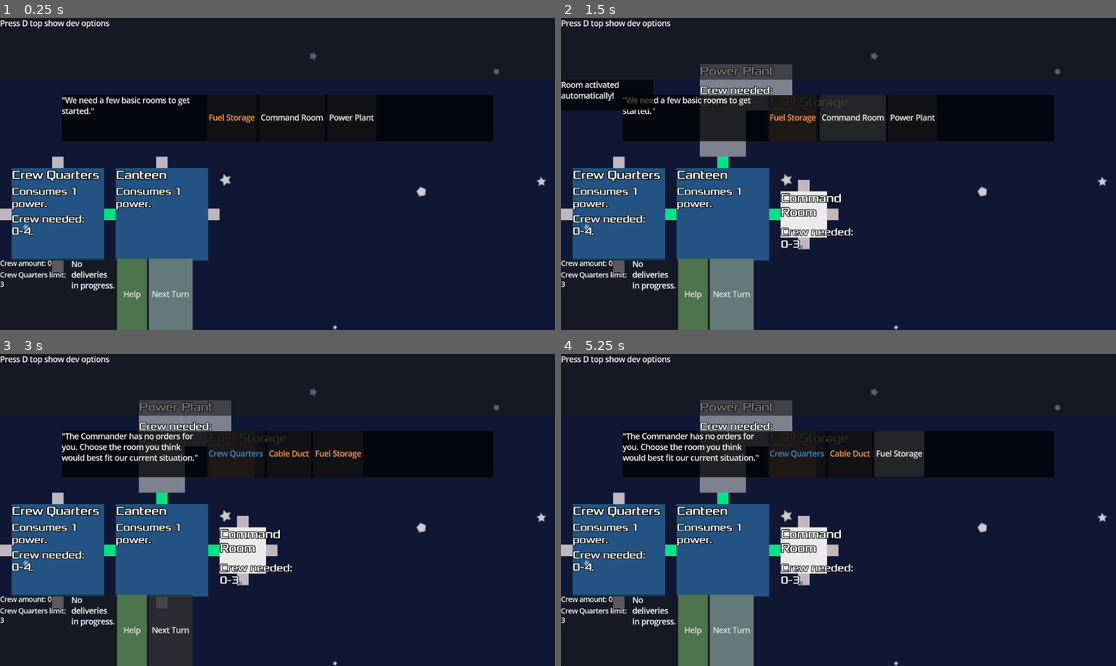
Above: before the commit, frames 1-4 (two rows, left to right).
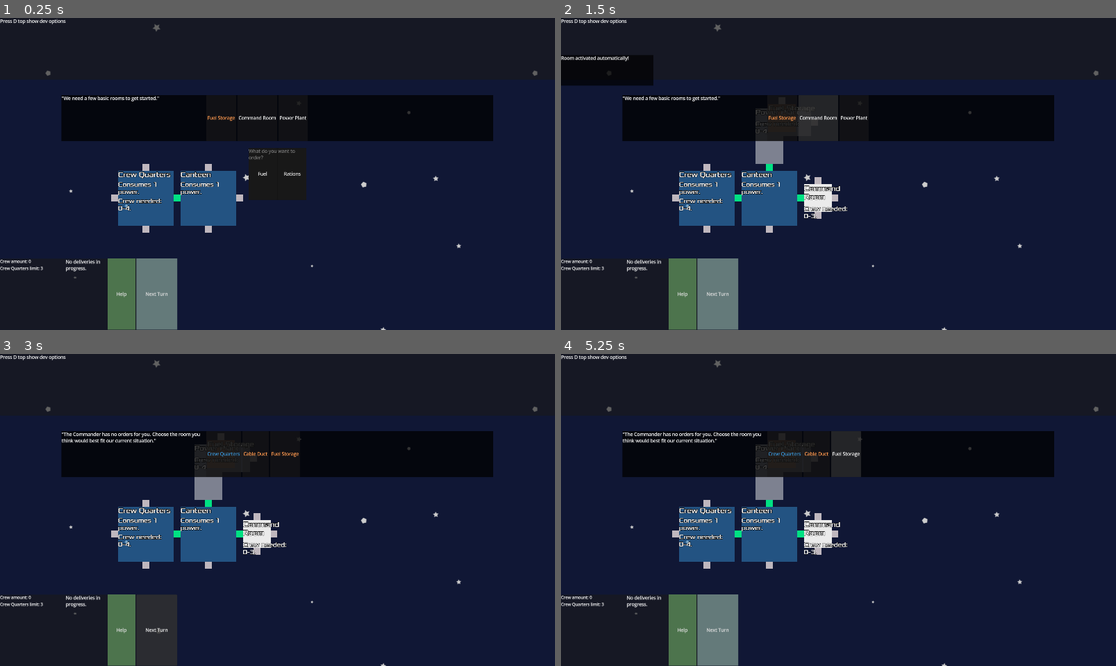
Above: after the commit, the same moments.

Repository: juhanikat/mothership
Game: Godot game, scene res://scenes/main.tscn
The game is run twice, just before and just after one commit, with the same random seed, the same clock (stepped at 60 frames per second) and the same inputs. The engine's default icon, where the game draws it, is replaced by a stand-in: a white triangle on a blue panel in a dark square.
Inputs:
- Up to frame 1 (0.25 s): no input
- Up to frame 2 (1.5 s): click "Fuel Storage" at 0.5 s; click "Command Room" at 1.25 s
- Up to frame 3 (3 s): click "Power Plant" at 2 s; click "Next Turn" at 2.75 s
- Up to frame 4 (5.25 s): click "Crew Quarters" at 3.5 s; click "Cable Duct" at 4.25 s; click "Fuel Storage" at 5 s

The runs differ from the first frame. In frame 1, 14% of the frame differs, in the area x 0-99%, y 0-100%; in frame 2, 21%; in frame 3, 18%; in frame 4, 19%.
Error before the commit: Invalid access to property or key 'texture_polygon' on a base object of type 'previously freed'. (res://gameplay_scripts/room/room.gd:446)
Error after the commit: Assertion failed: Testing rooms did not connect properly, move the locations around a bit. (res://gameplay_scripts/main.gd:90)

Commit message:
fixed various things

Diff:
--- a/data_scripts/OrderData.gd
+++ b/data_scripts/OrderData.gd
@@ -7,22 +7,23 @@
 ## Also check out CaptainFunctions.gd.
 
 # The normal orders.
-enum Order {NEUTRAL_ORDER_1, NEUTRAL_ORDER_2, NEUTRAL_ORDER_3, STARTING_ORDER, CARGO_BAY_ORDER, RESEARCH_ROOM_ORDER}
+enum Order {RANDOM_ORDER, NEUTRAL_ORDER_1, NEUTRAL_ORDER_2, NEUTRAL_ORDER_3, STARTING_ORDER, CARGO_BAY_ORDER, RESEARCH_ROOM_ORDER}
 
 const ROOMS = RoomData.RoomType
 const ROOM_CATEGORIES = RoomData.RoomCategory
 
 
 
-# Orders that can be chosen randomly
+# One of these is chosen based on the number of activate Data Analysis rooms
 const basic_orders = {
 	Order.NEUTRAL_ORDER_1: _neutral_order_1,
-	#Order.NEUTRAL_ORDER_2: _neutral_order_2,
-	#Order.NEUTRAL_ORDER_3: _neutral_order_3,
+	Order.NEUTRAL_ORDER_2: _neutral_order_2,
+	Order.NEUTRAL_ORDER_3: _neutral_order_3,
 	}
 
 # These orders can appear e.g. on specific turns
 const special_orders = {
+	Order.RANDOM_ORDER: _random_order,
 	Order.CARGO_BAY_ORDER: _cargo_bay_order,
 	Order.RESEARCH_ROOM_ORDER: _research_room_order,
 	Order.STARTING_ORDER: _starting_order
@@ -32,6 +33,20 @@
 	"description": "We need a few basic rooms to get started.",
 	"rooms": [ROOMS.POWER_PLANT, ROOMS.FUEL_STORAGE, ROOMS.COMMAND_ROOM]
 	}
+
+# choose 5 random rooms from every room in the game
+const _random_order = {
+	"description": "???",
+	"room_categories_array": [
+		ROOM_CATEGORIES.CREW_ROOM,
+		ROOM_CATEGORIES.MAINTENANCE_ROOM,
+		ROOM_CATEGORIES.EMERGENCY_ROOM,
+		ROOM_CATEGORIES.LUXURY_ROOM,
+		ROOM_CATEGORIES.RESEARCH_ROOM,
+		ROOM_CATEGORIES.SPECIAL_ROOM,
+	],
+	"choose_from": 5
+}
 
 const _neutral_order_1 = {
 	"description": "The Commander has no orders for you. Choose the room you think would best fit our current situation.",
--- a/data_scripts/RoomData.gd
+++ b/data_scripts/RoomData.gd
@@ -188,6 +188,7 @@
 	"room_category": RoomCategory.MAINTENANCE_ROOM,
 	"power_usage": 0,
 	"accessible_by_crew": false,
+	"always_deactivated": true,
 	"crew_needed": {"min": 0, "max": 0},
 }
 
--- a/gameplay_scripts/OrderFunctions.gd
+++ b/gameplay_scripts/OrderFunctions.gd
@@ -34,15 +34,19 @@
 	return true
 
 
-static func _get_random_order(extra_options: int = 0) -> Dictionary:
-	var orders = basic_orders.keys().duplicate(true)
-	orders.shuffle()
-	return _get_specific_order(orders[0], extra_options)
+## Returns a normal order (which are upgraded if there are active data analysis rooms).
+static func _get_normal_order(active_data_rooms: int = 0) -> Dictionary:
+	var orders_enums = basic_orders.keys().duplicate(true)
+	if active_data_rooms == 0:
+		return _get_specific_order(orders_enums[0], active_data_rooms)
+	elif active_data_rooms == 1:
+		return _get_specific_order(orders_enums[1], active_data_rooms)
+	else:
+		return _get_specific_order(orders_enums[2], active_data_rooms)
 
 
 ## Returns an order's data, converting the "rooms" value from enums to room_data dicts.
-## If the order contains a "choose_from" field with value n, n + <extra_options> random rooms are selected from the list.
-static func _get_specific_order(order_enum: OrderData.Order, extra_options: int = 0) -> Dictionary:
+static func _get_specific_order(order_enum: OrderData.Order, active_data_rooms: int) -> Dictionary:
 	var new_order: Dictionary = {}
 	if order_enum in basic_orders:
 		new_order = basic_orders[order_enum].duplicate(true)
@@ -53,10 +57,14 @@
 	var room_data_array = []
 
 	if "room_categories_array" in new_order:
-		# if order has categories instead of specific rooms
+		# if order has categories instead of specific rooms, this is the only case where active data rooms have an effect
 		for room_data_dict in RoomData.room_data.values():
 			if room_data_dict["room_category"] in new_order.room_categories_array:
 				room_data_array.append(room_data_dict)
+		if "choose_from" in new_order:
+			room_data_array.shuffle()
+			room_data_array = room_data_array.slice(0, new_order["choose_from"] + active_data_rooms)
+
 	if "room_categories_dict" in new_order:
 		# if the category selection is a dict, it contains an exact amount of rooms chosen for each category
 		for category in new_order["room_categories_dict"]:
@@ -65,13 +73,10 @@
 			rooms.shuffle()
 			for room_data in rooms.slice(0, amount):
 				room_data_array.append(room_data)
+
 	if "rooms" in new_order:
 		for room_enum in new_order.rooms:
 			room_data_array.append(RoomData.room_data[room_enum])
-
-	if "choose_from" in new_order:
-		room_data_array.shuffle()
-		room_data_array = room_data_array.slice(0, new_order["choose_from"] + extra_options)
 
 	room_data_array.sort_custom(room_sort)
 
@@ -83,9 +88,9 @@
 
 static func get_order_for_next_turn(active_data_rooms: int) -> Dictionary:
 	if GlobalVariables.turn == 1:
-		return _get_specific_order(Order.STARTING_ORDER)
+		return _get_specific_order(Order.STARTING_ORDER, active_data_rooms)
 	if GlobalVariables.turn == 3:
-		return _get_specific_order(Order.CARGO_BAY_ORDER)
+		return _get_specific_order(Order.CARGO_BAY_ORDER, active_data_rooms)
 	elif GlobalVariables.turn % 5 == 0:
-		return _get_specific_order(Order.RESEARCH_ROOM_ORDER)
-	return _get_random_order(active_data_rooms)
+		return _get_specific_order(Order.RESEARCH_ROOM_ORDER, active_data_rooms)
+	return _get_normal_order(active_data_rooms)
--- a/gameplay_scripts/hud/hud.gd
+++ b/gameplay_scripts/hud/hud.gd
@@ -28,6 +28,8 @@
 var total_crew: int = 0 # changed by the update() function in this script
 var crew_quarters_limit: int
 
+var spawned_room = null
+
 @onready var main: Main = get_parent()
 @onready var room_category_to_item_list = {
 	RoomData.RoomCategory.CREW_ROOM: crew_room_list,
@@ -47,6 +49,9 @@
 
 	GlobalSignals.cargo_bay_order_made.connect(_on_delivery_status_changed)
 	GlobalSignals.delivery_status_changed.connect(_on_delivery_status_changed)
+
+	GlobalSignals.room_spawned.connect(_on_room_spawned)
+	GlobalSignals.room_connected.connect(_on_room_connected)
 
 	path_build_mode_label.text = "Path build mode: OFF"
 	path_info_label.text = "No path yet"
@@ -112,6 +117,20 @@
 			main.spawn_room_at_mouse(selected_room_data)
 
 
+func _on_room_spawned(room: Room) -> void:
+	spawned_room = room
+
+
+func _on_room_connected(connector1: Connector, connector2: Connector) -> void:
+	print("täs")
+	print(spawned_room)
+	if connector1.get_parent_room() == spawned_room or connector2.get_parent_room() == spawned_room:
+		# TODO: remove the hardcoded turn number here?
+		if GlobalVariables.turn != 1 and not GlobalVariables.CAN_PICK_MULTIPLE_ROOMS:
+			room_selection.hide()
+			spawned_room = null
+
+
 func _on_show_tooltips_button_toggled(toggled_on: bool) -> void:
 	if toggled_on:
 		GlobalInputFlags.show_tooltips = true
@@ -124,6 +143,7 @@
 		return
 	if GlobalVariables.room_is_picked:
 		return
+	room_selection.show()
 	GlobalSignals.turn_advanced.emit()
 
 
--- a/gameplay_scripts/hud/room_selection.gd
+++ b/gameplay_scripts/hud/room_selection.gd
@@ -4,7 +4,7 @@
 
 @export var order_description_label: RichTextLabel
 @export var room_container: HBoxContainer
-@onready var main: Node2D = get_tree().root.get_node("Main")
+@onready var main: Main = get_tree().root.get_node("Main")
 
 
 func clear_room_buttons() -> void:
--- a/gameplay_scripts/main.gd
+++ b/gameplay_scripts/main.gd
@@ -39,9 +39,7 @@
 var spawned_room_names = { } # used to give new rooms an ordering number (purely visual atm)
 var used_crew_names: Array[String] = [] # to make sure no crew member name is used twice, should improve this later
 
-## NOTE: Change these when testing!
-var create_testing_rooms: bool = true
-var NO_CARGO_BAY_REQUIREMENT: bool = true
+
 
 
 
@@ -68,7 +66,7 @@
 	GlobalSignals.crew_quarters_limit_lowered.connect(_on_crew_quarters_limit_lowered)
 	GlobalSignals.turn_advanced.connect(_on_next_turn)
 
-	if create_testing_rooms:
+	if GlobalVariables.create_testing_rooms:
 		var testing_room_types = [RoomType.CREW_QUARTERS, RoomType.CANTEEN, RoomType.POWER_PLANT, RoomType.COMMAND_ROOM, RoomType.RATION_STORAGE, RoomType.FUEL_STORAGE]
 		for location: Node2D in testing_room_locations.get_children():
 			# creates testing room and adds it as a child to TestingRooms.
@@ -126,6 +124,11 @@
 	if event is InputEventMouseMotion and camera_dragging:
 		camera.global_position += event.relative * (3 / (camera.zoom.x * 3)) # this is mouse movement direction from center of screen I think?
 
+	if event.is_action_pressed("cancel_crew_move") and GlobalVariables.picked_crew:
+		GlobalVariables.picked_crew.picked = false
+		GlobalVariables.picked_crew.hide()
+		GlobalVariables.picked_crew = null
+
 	if event.is_action_pressed("add_point_to_path") and GlobalInputFlags.path_build_mode:
 		var mouse_pos = get_global_mouse_position()
 		if not path_start:
@@ -174,6 +177,7 @@
 		new_room.is_starting_room = true
 	# everything else, like creating room_info, is done inside the room's _ready() function
 	room_nodes.add_child(new_room)
+	GlobalSignals.room_spawned.emit(new_room)
 	return new_room
 
 
@@ -194,7 +198,7 @@
 			if required_type not in all_room_types:
 				GlobalNotice.display("Place all required rooms first.", "warning")
 				return false
-	elif GlobalVariables.turn == 3 and not NO_CARGO_BAY_REQUIREMENT:
+	elif GlobalVariables.turn == 3 and not GlobalVariables.NO_CARGO_BAY_REQUIREMENT:
 		var cargo_bay = get_tree().get_nodes_in_group(str(RoomType.CARGO_BAY))
 		if not cargo_bay:
 			GlobalNotice.display("Place all required rooms first.", "warning")
--- a/gameplay_scripts/room/RoomConnections.gd
+++ b/gameplay_scripts/room/RoomConnections.gd
@@ -106,7 +106,7 @@
 	return found
 
 
-## Returns all rooms within <range> of <start_room>, not including <start_room>.
+## Returns all rooms within <range> of <start_room>, including <start_room>.
 ## If <crew_accessible> is set, only rooms that are accessible for a CrewMember that is inside <start_room> are included.
 static func get_all_rooms(start_room: Room, search_range: int = -1, crew_accessible: bool = false) -> Array[Room]:
 	var queue = [] # Contains [room: Room, distance_from_starting_room: int] pairs
@@ -126,5 +126,5 @@
 				queue.append([adjacent_room, current[1] + 1])
 				explored.append(adjacent_room)
 
-	explored.erase(start_room)
+	#explored.erase(start_room)
 	return explored
--- a/gameplay_scripts/room/RoomGameplay.gd
+++ b/gameplay_scripts/room/RoomGameplay.gd
@@ -115,7 +115,7 @@
 
 ## Called when an activated room is middle-clicked. Calls lots of other functions depending on room type.
 ## Returns true if the room has been deactivated, and false otherwise.
-func deactivate_room(show_deactivation_notice: bool = false) -> bool:
+func deactivate_room(ignore_power_supplier: bool = false, show_deactivation_notice: bool = false) -> bool:
 	if not activated:
 		push_error("Tried to deactivate room that was not active, this should never happen!")
 		return false
@@ -129,7 +129,7 @@
 
 	if _try_to_deactivate():
 		activated = false
-		if power_usage != 0:
+		if power_usage != 0 and not ignore_power_supplier:
 			for power_supplier: Room in get_tree().get_nodes_in_group(str(RoomType.POWER_PLANT)):
 				if parent_room in power_supplier.gameplay.supplies_to:
 					power_supplier.gameplay.power_supply.capacity += power_usage
@@ -145,6 +145,10 @@
 
 ## Assings a crew member to this room, removing them from their previous room. Also updates both affected room_info nodes.
 func assign_crew(crew_member: CrewMember) -> bool:
+	var previous_room: Room = crew_member.assigned_to
+	if previous_room and previous_room == parent_room:
+		return false
+
 	if len(get_crew()) == crew_needed.max:
 		GlobalNotice.display("Cannot assign crew to %s: The maximum amount is %s." % [str(parent_room.room_name), str(crew_needed.min)], "warning")
 		return false
@@ -156,10 +160,7 @@
 			GlobalNotice.display("Cannot assign crew to %s: There is no crew accessible path there." % [str(parent_room.room_name)], "warning")
 			return false
 
-	var previous_room: Room = crew_member.assigned_to
 	if previous_room:
-		if previous_room == parent_room:
-			return false
 		var crew_unassigned = previous_room.gameplay._unassign_crew(crew_member)
 		if not crew_unassigned:
 			return false
@@ -310,11 +311,13 @@
 	match parent_room_type:
 		RoomData.RoomType.POWER_PLANT:
 			if len(supplies_to) > 0:
-				for room in supplies_to:
-					var room_deactivated = room.gameplay.deactivate_room()
+				for room: Room in supplies_to:
+					var room_deactivated = room.gameplay.deactivate_room(true)
 					if not room_deactivated:
+						# TODO: there should currently be no rooms that require power AND can't be deactivated
+						# since it causes problems, maybe try to make that combo work in the future
+						push_error("found room that used power and could not be deactivated, this should not happen!")
 						GlobalNotice.display("Cannot deactivate Power Plant: It is supplying power to %s, which can not be deactivated." % [str(room.room_name)], "warning")
-						return false
 			return true
 		RoomType.WPP:
 			var activated_wpps = []
--- a/gameplay_scripts/room/room.gd
+++ b/gameplay_scripts/room/room.gd
@@ -170,8 +170,10 @@
 			var picked_crew = get_tree().get_nodes_in_group("CrewMember").filter(func(crew: CrewMember): return crew.picked)
 			if len(picked_crew) > 0:
 				# there should be only one CrewMember in the picked_crew Array
+				assert(len(picked_crew) == 1)
 				picked_crew[0].picked = false
 				picked_crew[0].hide()
+				GlobalVariables.picked_crew = null
 				var crew_assigned = gameplay.assign_crew(picked_crew[0])
 				if crew_assigned:
 					GlobalNotice.display("Moved crew member to another room.")
@@ -180,6 +182,7 @@
 				if len(assigned_crew) > 0:
 					assigned_crew[0].picked = true
 					assigned_crew[0].show()
+					GlobalVariables.picked_crew = assigned_crew[0]
 		return
 
 	if event.is_action_pressed("cancel_room") and picked:
--- a/global_scripts/GlobalSignals.gd
+++ b/global_scripts/GlobalSignals.gd
@@ -2,6 +2,7 @@
 
 
 ## Put signals here
+signal room_spawned(room: Room)
 signal room_connected(connector1: Connector, connector2: Connector)
 signal path_build_mode_toggled(new_path_build_mode: bool)
 
--- a/global_scripts/GlobalVariables.gd
+++ b/global_scripts/GlobalVariables.gd
@@ -4,6 +4,12 @@
 var turn: int = 1
 var room_is_picked: bool = false
 
+# currently picked crew member, if any
+var picked_crew = null
 
-# dev options
+# DEV OPTIONS
 var events_disabled: bool = true
+var create_testing_rooms: bool = true
+var NO_CARGO_BAY_REQUIREMENT: bool = true
+var NO_GAME_OVER: bool = true
+var CAN_PICK_MULTIPLE_ROOMS: bool = false
--- a/project.godot
+++ b/project.godot
@@ -26,6 +26,11 @@
 [debug]
 
 gdscript/warnings/unused_signal=0
+
+[display]
+
+window/size/viewport_width=1920
+window/size/viewport_height=1080
 
 [global_group]
 
@@ -102,6 +107,11 @@
 "events": [Object(InputEventMouseButton,"resource_local_to_scene":false,"resource_name":"","device":-1,"window_id":0,"a …(253 unchanged characters)…
 ]
 }
+cancel_crew_move={
+"deadzone": 0.2,
+"events": [Object(InputEventMouseButton,"resource_local_to_scene":false,"resource_name":"","device":-1,"window_id":0,"alt_pressed":false,"shift_pressed":false,"ctrl_pressed":false,"meta_pressed":false,"button_mask":0,"position":Vector2(0, 0),"global_position":Vector2(0, 0),"factor":1.0,"button_index":2,"canceled":false,"pressed":false,"double_click":false,"script":null)
+]
+}
 
 [layer_names]
 
--- a/scenes/crew_member.tscn
+++ b/scenes/crew_member.tscn
@@ -4,13 +4,13 @@
 [ext_resource type="Texture2D" uid="uid://dn50mq2q47vgq" path="res://inkscape files/crewmember.svg" id="2_usp6l"]
 
 [node name="CrewMember" type="TextureRect" node_paths=PackedStringArray("name_label") groups=["CrewMember"]]
-z_index = 1
-custom_minimum_size = Vector2(16, 16)
+z_index = 5
+custom_minimum_size = Vector2(32, 32)
 anchors_preset = -1
-anchor_left = -0.00694444
-anchor_top = -0.0123457
-anchor_right = 0.00694444
-anchor_bottom = 0.0123457
+anchor_left = -0.0138889
+anchor_top = -0.0246914
+anchor_right = 0.0138889
+anchor_bottom = 0.0246914
 grow_horizontal = 2
 grow_vertical = 2
 size_flags_horizontal = 3
@@ -20,18 +20,21 @@
 stretch_mode = 5
 script = ExtResource("1_qxf3p")
 name_label = NodePath("NameLabel")
+metadata/_edit_use_anchors_ = true
 
 [node name="NameLabel" type="RichTextLabel" parent="."]
 layout_mode = 1
 anchors_preset = -1
 anchor_top = 1.0
-anchor_right = 1.5
-anchor_bottom = 1.625
+anchor_right = 1.0
+anchor_bottom = 1.21875
 mouse_filter = 2
 theme_override_constants/outline_size = 3
-theme_override_font_sizes/normal_font_size = 7
+theme_override_font_sizes/normal_font_size = 12
 text = "C111"
 fit_content = true
+autowrap_mode = 0
+horizontal_alignment = 1
 metadata/_edit_use_anchors_ = true
 
 [connection signal="mouse_exited" from="." to="." method="_on_mouse_exited"]
--- a/scenes/hud.tscn
+++ b/scenes/hud.tscn
@@ -9,6 +9,9 @@
 
 [sub_resource type="StyleBoxFlat" id="StyleBoxFlat_oo0fn"]
 bg_color = Color(0.392165, 0.478501, 0.478927, 1)
+
+[sub_resource type="StyleBoxFlat" id="StyleBoxFlat_5ysmq"]
+bg_color = Color(0.0768358, 0.0768358, 0.0768358, 1)
 
 [node name="HUD" type="CanvasLayer" node_paths=PackedStringArray("crew_room_list", "maintenance_room_list", "luxury_roo …(367 unchanged characters)…
 script = ExtResource("1_ahhtf")
@@ -192,20 +195,37 @@
 [node name="CargoPopup" type="PopupPanel" parent="."]
 title = "Cargo"
 initial_position = 1
-size = Vector2i(119, 100)
+size = Vector2i(200, 180)
+visible = true
+theme_override_styles/panel = SubResource("StyleBoxFlat_5ysmq")
+
+[node name="RichTextLabel" type="RichTextLabel" parent="CargoPopup"]
+anchors_preset = -1
+anchor_right = 1.0
+anchor_bottom = 0.344444
+offset_right = 200.0
+offset_bottom = 180.0
+text = "What do you want to order?"
+metadata/_edit_use_anchors_ = true
 
 [node name="CargoOptionsHBox" type="HBoxContainer" parent="CargoPopup"]
-offset_left = 4.0
-offset_top = 4.0
-offset_right = 115.0
-offset_bottom = 96.0
+anchors_preset = -1
+anchor_top = 0.483333
+anchor_right = 1.0
+anchor_bottom = 1.0
+offset_right = 200.0
+offset_bottom = 180.0
+size_flags_vertical = 8
+metadata/_edit_use_anchors_ = true
 
 [node name="FuelButton" type="Button" parent="CargoPopup/CargoOptionsHBox"]
 layout_mode = 2
+size_flags_horizontal = 3
 text = "Fuel"
 
 [node name="RationsButton" type="Button" parent="CargoPopup/CargoOptionsHBox"]
 layout_mode = 2
+size_flags_horizontal = 3
 text = "Rations"
 
 [node name="HelpPopup" type="PopupPanel" parent="."]
Not shown: 1 places in scenes/hud.tscn that only renumber resources
